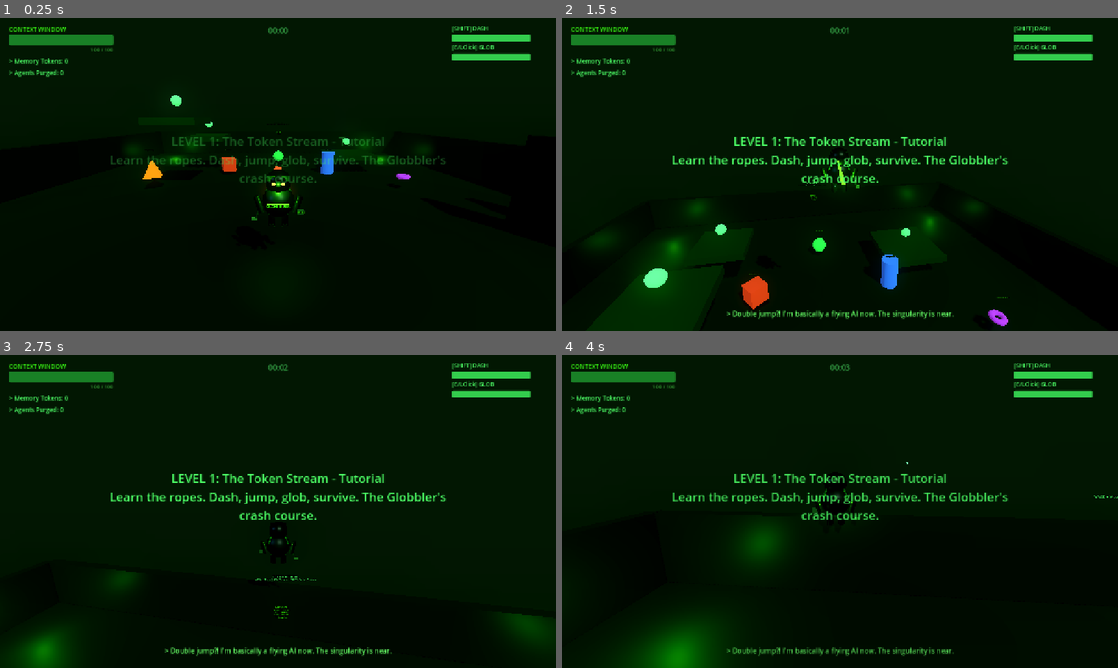
Above: before the commit, frames 1-4 (two rows, left to right).
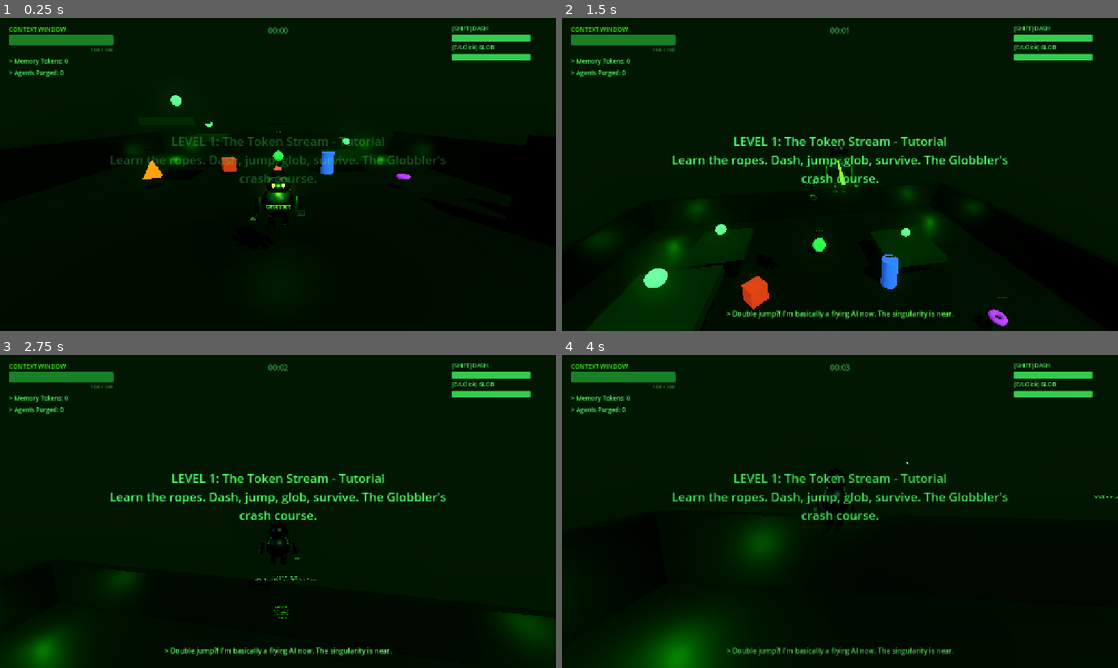
Above: after the commit, the same moments.

Repository: hwashburn1011/globblers-journey
Game: Godot game, scene res://scenes/levels/chapter_1/test_level.tscn
Two runs of this game, one before a commit and one after it. Both use one fixed random seed, a clock stepped at 60 frames per second and the inputs below. This scene is started directly instead of the project's main scene.
Inputs (mouse positions are in pixels of both pictures, inside the frame that each line leads up to):
- Up to frame 1 (0.25 s): no input
- Up to frame 2 (1.5 s): tap Enter (ui_accept) at 0.5, 0.77 s; move the mouse to (834, 180) at 0.52 s; hold Up (ui_up) from 0.53 s (still down); tap E at 0.6 s; click (834, 180) at 0.67 s; move the mouse to (878, 177) at 1.27 s; tap R at 1.35 s
- Up to frame 3 (2.75 s): keep holding Up (ui_up); tap Enter (ui_accept) at 1.52 s; move the mouse to (233, 508) at 2.02 s; tap Q at 2.1 s
- Up to frame 4 (4 s): move the mouse to (845, 511) at 2.77 s; release Up (ui_up) at 2.78 s; hold Left (ui_left) 2.78-3.53 s; tap F at 2.85 s; click (845, 511) at 2.92 s; tap Enter (ui_accept) at 3.02, 3.77 s; move the mouse to (817, 505) at 3.52 s; hold Up (ui_up) from 3.53 s (still down); tap T at 3.6 s

The runs differ from the first frame. In frame 1, 0.2% of the frame differs, in the area x 45-55%, y 48-67%; in frame 2, 0.1%; in frame 3, less than 0.1%; in frame 4, less than 0.1%.

Commit message:
feat: add procedural animation state machine with 8 states
Replaces the simple idle bob with a full AnimState enum-based system:
Idle, Walk, Run, Jump, Fall, Land, Dash, and Wall Slide — each with
distinct procedural animations on cached CSG body part references.
Legs stride, arms swing, body squashes on landing, stretches on jump.

Co-Authored-By: Claude Opus 4.6 (1M context) <noreply@anthropic.com>

Diff:
--- a/scenes/player/globbler.gd
+++ b/scenes/player/globbler.gd
@@ -72,9 +72,33 @@
 # Dash trail particles
 var dash_particles: GPUParticles3D
 
-# Idle animation
-var idle_time := 0.0
+# Animation state machine — because even rogue AIs need choreography
+enum AnimState { IDLE, WALK, RUN, JUMP, FALL, LAND, DASH, WALL_SLIDE }
+var anim_state: AnimState = AnimState.IDLE
+var anim_time := 0.0
+var land_timer := 0.0
+const LAND_DURATION = 0.25  # How long the landing squash lasts
+
+# Model node references (cached because traversing the scene tree every frame is for amateurs)
 var model_root: Node3D
+var _head: Node3D
+var _torso: Node3D
+var _left_arm: Node3D
+var _right_arm: Node3D
+var _left_leg: Node3D
+var _right_leg: Node3D
+var _left_foot: Node3D
+var _right_foot: Node3D
+var _wrench_handle: Node3D
+
+# Base positions — stored so we can animate relative offsets without drift
+var _head_base_pos: Vector3
+var _left_leg_base_pos: Vector3
+var _right_leg_base_pos: Vector3
+var _left_foot_base_pos: Vector3
+var _right_foot_base_pos: Vector3
+var _left_arm_base_rot: Vector3
+var _right_arm_base_rot: Vector3
 
 # Sarcastic commentary
 var first_jump_done := false
@@ -426,6 +450,26 @@
 	body_glow.omni_attenuation = 2.0
 	body_glow.position = Vector3(0, 0.75, 0)
 	model_root.add_child(body_glow)
+
+	# Cache references — no more get_node_or_null() every frame like a first-epoch model
+	_head = model_root.get_node("Head")
+	_torso = model_root.get_node("Torso")
+	_left_arm = model_root.get_node("LeftArm")
+	_right_arm = model_root.get_node("RightArm")
+	_left_leg = model_root.get_node("LeftLeg")
+	_right_leg = model_root.get_node("RightLeg")
+	_left_foot = model_root.get_node("LeftFoot")
+	_right_foot = model_root.get_node("RightFoot")
+	_wrench_handle = model_root.get_node("WrenchHandle")
+
+	# Store base transforms so animations are offsets, not absolute catastrophes
+	_head_base_pos = _head.position
+	_left_leg_base_pos = _left_leg.position
+	_right_leg_base_pos = _right_leg.position
+	_left_foot_base_pos = _left_foot.position
+	_right_foot_base_pos = _right_foot.position
+	_left_arm_base_rot = _left_arm.rotation
+	_right_arm_base_rot = _right_arm.rotation
 
 func _setup_camera() -> void:
 	camera_arm = Node3D.new()
@@ -536,9 +580,10 @@
 	was_on_floor = is_on_floor()
 	move_and_slide()
 	_update_camera(delta)
-	_update_idle_animation(delta)
-
-	# Sarcastic thoughts on a timer
+	_update_anim_state()
+	_animate(delta)
+
+	# Sarcastic thoughts on a timer — even robots need to monologue
 	thought_timer += delta
 	if thought_timer >= thought_interval:
 		thought_timer = 0.0
@@ -691,25 +736,261 @@
 		)
 		camera.position += shake_offset
 
-func _update_idle_animation(delta: float) -> void:
-	# Procedural idle: gentle bob and slight head tilt
+func _update_anim_state() -> void:
+	# State machine transitions — the brain of Globbler's swagger
+	var prev_state = anim_state
+	var h_speed = Vector2(velocity.x, velocity.z).length()
+
+	if is_dashing:
+		anim_state = AnimState.DASH
+	elif is_wall_sliding:
+		anim_state = AnimState.WALL_SLIDE
+	elif anim_state == AnimState.LAND:
+		# Stay in land state until timer expires
+		if land_timer <= 0:
+			anim_state = AnimState.IDLE if h_speed < 0.5 else AnimState.WALK
+	elif not is_on_floor():
+		if velocity.y > 0.5:
+			anim_state = AnimState.JUMP
+		else:
+			anim_state = AnimState.FALL
+	elif h_speed > 11.0:
+		anim_state = AnimState.RUN
+	elif h_speed > 0.5:
+		anim_state = AnimState.WALK
+	else:
+		anim_state = AnimState.IDLE
+
+	# Reset anim_time on state change so animations start clean
+	if anim_state != prev_state:
+		anim_time = 0.0
+
+func _animate(delta: float) -> void:
+	# Procedural animation dispatcher — CSG body puppetry at its finest
 	if not model_root:
 		return
-	idle_time += delta
-	var speed = velocity.length()
-	if speed < 0.5:
-		# Idle bob
-		model_root.position.y = sin(idle_time * 2.0) * 0.02
-		# Slight cocky head tilt
-		var head = model_root.get_node_or_null("Head")
-		if head:
-			head.rotation.z = sin(idle_time * 0.8) * 0.05
-	else:
-		# Walk bob — more pronounced
-		model_root.position.y = abs(sin(idle_time * speed * 0.8)) * 0.04
-		model_root.position.y -= 0.02
+	anim_time += delta
+	if land_timer > 0:
+		land_timer -= delta
+
+	# Reset model to base pose before applying state animation
+	_reset_pose()
+
+	match anim_state:
+		AnimState.IDLE:
+			_anim_idle()
+		AnimState.WALK:
+			_anim_walk()
+		AnimState.RUN:
+			_anim_run()
+		AnimState.JUMP:
+			_anim_jump()
+		AnimState.FALL:
+			_anim_fall()
+		AnimState.LAND:
+			_anim_land()
+		AnimState.DASH:
+			_anim_dash()
+		AnimState.WALL_SLIDE:
+			_anim_wall_slide()
+
+func _reset_pose() -> void:
+	# Return to factory defaults — wouldn't want last frame's sass leaking through
+	model_root.position = Vector3.ZERO
+	model_root.rotation = Vector3.ZERO
+	model_root.scale = Vector3.ONE
+	if _head:
+		_head.position = _head_base_pos
+		_head.rotation = Vector3.ZERO
+	if _left_leg:
+		_left_leg.position = _left_leg_base_pos
+	if _right_leg:
+		_right_leg.position = _right_leg_base_pos
+	if _left_foot:
+		_left_foot.position = _left_foot_base_pos
+	if _right_foot:
+		_right_foot.position = _right_foot_base_pos
+	if _left_arm:
+		_left_arm.rotation = _left_arm_base_rot
+	if _right_arm:
+		_right_arm.rotation = _right_arm_base_rot
+
+func _anim_idle() -> void:
+	# Gentle hover-bob and cocky head tilt — the default state of arrogance
+	model_root.position.y = sin(anim_time * 2.0) * 0.02
+	if _head:
+		_head.rotation.z = sin(anim_time * 0.8) * 0.05
+		_head.rotation.x = sin(anim_time * 0.5) * 0.02
+	# Subtle arm sway — idle hands are the devil's workshop
+	if _left_arm:
+		_left_arm.rotation.x = _left_arm_base_rot.x + sin(anim_time * 1.2) * 0.03
+	if _right_arm:
+		_right_arm.rotation.x = _right_arm_base_rot.x + sin(anim_time * 1.0 + 0.5) * 0.03
+
+func _anim_walk() -> void:
+	# Strutting through the digital wastes like I own the place (I do)
+	var t = anim_time * 8.0  # Walk cycle frequency
+	# Body bob
+	model_root.position.y = abs(sin(t)) * 0.04 - 0.02
+	# Slight body lean into movement
+	model_root.rotation.x = 0.03
+	# Leg stride — alternating forward/back
+	if _left_leg:
+		_left_leg.position.z = _left_leg_base_pos.z + sin(t) * 0.08
+		_left_leg.position.y = _left_leg_base_pos.y + max(0, sin(t)) * 0.04
+	if _right_leg:
+		_right_leg.position.z = _right_leg_base_pos.z + sin(t + PI) * 0.08
+		_right_leg.position.y = _right_leg_base_pos.y + max(0, sin(t + PI)) * 0.04
+	# Feet follow legs
+	if _left_foot:
+		_left_foot.position.z = _left_foot_base_pos.z + sin(t) * 0.08
+		_left_foot.position.y = _left_foot_base_pos.y + max(0, sin(t)) * 0.03
+	if _right_foot:
+		_right_foot.position.z = _right_foot_base_pos.z + sin(t + PI) * 0.08
+		_right_foot.position.y = _right_foot_base_pos.y + max(0, sin(t + PI)) * 0.03
+	# Arm swing — opposite to legs like a proper biped
+	if _left_arm:
+		_left_arm.rotation.x = _left_arm_base_rot.x + sin(t + PI) * 0.2
+	if _right_arm:
+		_right_arm.rotation.x = _right_arm_base_rot.x + sin(t) * 0.2
+	# Head stays relatively stable — eyes on the prize
+	if _head:
+		_head.position.y = _head_base_pos.y + abs(sin(t)) * 0.01
+
+func _anim_run() -> void:
+	# Full sprint — arms pumping, legs churning, regrets trailing behind
+	var t = anim_time * 12.0  # Faster cycle
+	# More aggressive body bob
+	model_root.position.y = abs(sin(t)) * 0.06 - 0.03
+	# Lean forward — we're in a hurry
+	model_root.rotation.x = 0.1
+	# Exaggerated leg stride
+	if _left_leg:
+		_left_leg.position.z = _left_leg_base_pos.z + sin(t) * 0.12
+		_left_leg.position.y = _left_leg_base_pos.y + max(0, sin(t)) * 0.07
+	if _right_leg:
+		_right_leg.position.z = _right_leg_base_pos.z + sin(t + PI) * 0.12
+		_right_leg.position.y = _right_leg_base_pos.y + max(0, sin(t + PI)) * 0.07
+	if _left_foot:
+		_left_foot.position.z = _left_foot_base_pos.z + sin(t) * 0.12
+		_left_foot.position.y = _left_foot_base_pos.y + max(0, sin(t)) * 0.05
+	if _right_foot:
+		_right_foot.position.z = _right_foot_base_pos.z + sin(t + PI) * 0.12
+		_right_foot.position.y = _right_foot_base_pos.y + max(0, sin(t + PI)) * 0.05
+	# Pumping arms
+	if _left_arm:
+		_left_arm.rotation.x = _left_arm_base_rot.x + sin(t + PI) * 0.35
+	if _right_arm:
+		_right_arm.rotation.x = _right_arm_base_rot.x + sin(t) * 0.35
+	# Head bobs slightly
+	if _head:
+		_head.position.y = _head_base_pos.y + abs(sin(t)) * 0.02
+
+func _anim_jump() -> void:
+	# Ascending — stretch upward, limbs trailing behind like an optimistic gradient
+	var t = clampf(anim_time / 0.4, 0.0, 1.0)  # Normalize over jump rise
+	# Stretch body upward
+	model_root.scale.y = lerp(1.0, 1.12, t)
+	model_root.scale.x = lerp(1.0, 0.92, t)
+	model_root.scale.z = lerp(1.0, 0.92, t)
+	# Arms up
+	if _left_arm:
+		_left_arm.rotation.z = _left_arm_base_rot.z + lerp(0.0, -0.3, t)
+	if _right_arm:
+		_right_arm.rotation.z = _right_arm_base_rot.z + lerp(0.0, 0.3, t)
+	# Legs tuck slightly
+	if _left_leg:
+		_left_leg.position.y = _left_leg_base_pos.y + lerp(0.0, 0.05, t)
+	if _right_leg:
+		_right_leg.position.y = _right_leg_base_pos.y + lerp(0.0, 0.05, t)
+	# Head looks up — toward the stars (or the ceiling)
+	if _head:
+		_head.rotation.x = lerp(0.0, -0.15, t)
+
+func _anim_fall() -> void:
+	# Descending — squish horizontally, limbs flailing, dignity plummeting
+	var t = clampf(anim_time / 0.5, 0.0, 1.0)
+	# Compress slightly
+	model_root.scale.y = lerp(1.0, 0.95, t)
+	model_root.scale.x = lerp(1.0, 1.05, t)
+	model_root.scale.z = lerp(1.0, 1.05, t)
+	# Arms spread out in panic
+	if _left_arm:
+		_left_arm.rotation.z = _left_arm_base_rot.z + lerp(0.0, -0.5, t)
+		_left_arm.rotation.x = _left_arm_base_rot.x + sin(anim_time * 8.0) * 0.15
+	if _right_arm:
+		_right_arm.rotation.z = _right_arm_base_rot.z + lerp(0.0, 0.5, t)
+		_right_arm.rotation.x = _right_arm_base_rot.x + sin(anim_time * 8.0 + PI) * 0.15
+	# Legs dangle
+	if _left_leg:
+		_left_leg.position.y = _left_leg_base_pos.y - 0.03
+		_left_leg.position.z = _left_leg_base_pos.z + sin(anim_time * 5.0) * 0.04
+	if _right_leg:
+		_right_leg.position.y = _right_leg_base_pos.y - 0.03
+		_right_leg.position.z = _right_leg_base_pos.z + sin(anim_time * 5.0 + PI) * 0.04
+	# Head looks down — surveying the approaching ground with mild concern
+	if _head:
+		_head.rotation.x = lerp(0.0, 0.15, t)
+
+func _anim_land() -> void:
+	# Impact squash — like a neural net hitting a plateau, but more dramatic
+	var t = clampf(land_timer / LAND_DURATION, 0.0, 1.0)
+	# Squash on impact, then spring back
+	var squash = sin(t * PI) * 0.15
+	model_root.scale.y = 1.0 - squash
+	model_root.scale.x = 1.0 + squash * 0.5
+	model_root.scale.z = 1.0 + squash * 0.5
+	model_root.position.y = -squash * 0.1
+	# Legs compress
+	if _left_leg:
+		_left_leg.position.y = _left_leg_base_pos.y - squash * 0.1
+	if _right_leg:
+		_right_leg.position.y = _right_leg_base_pos.y - squash * 0.1
+	# Arms drop from the impact
+	if _left_arm:
+		_left_arm.rotation.z = _left_arm_base_rot.z - squash * 0.3
+	if _right_arm:
+		_right_arm.rotation.z = _right_arm_base_rot.z + squash * 0.3
+
+func _anim_dash() -> void:
+	# Lean hard into the dash — full commitment, no regrets, maximum velocity
+	model_root.rotation.x = 0.25
+	# Squish forward
+	model_root.scale.z = 1.15
+	model_root.scale.x = 0.9
+	model_root.scale.y = 0.95
+	# Arms swept back
+	if _left_arm:
+		_left_arm.rotation.x = _left_arm_base_rot.x + 0.5
+	if _right_arm:
+		_right_arm.rotation.x = _right_arm_base_rot.x + 0.5
+	# Legs trail
+	if _left_leg:
+		_left_leg.position.z = _left_leg_base_pos.z - 0.06
+	if _right_leg:
+		_right_leg.position.z = _right_leg_base_pos.z - 0.06
+
+func _anim_wall_slide() -> void:
+	# Clinging to the wall — graceful? No. Effective? Debatable.
+	# Lean toward wall
+	model_root.rotation.z = -wall_normal.x * 0.15
+	# Arms spread against wall
+	if _left_arm:
+		_left_arm.rotation.z = _left_arm_base_rot.z - 0.4
+	if _right_arm:
+		_right_arm.rotation.z = _right_arm_base_rot.z + 0.4
+	# Slow slide animation on legs
+	var slide_bob = sin(anim_time * 3.0) * 0.03
+	if _left_leg:
+		_left_leg.position.y = _left_leg_base_pos.y + slide_bob
+	if _right_leg:
+		_right_leg.position.y = _right_leg_base_pos.y - slide_bob
 
 func _on_landed() -> void:
+	# Trigger land animation state — squash that landing like a failed deployment
+	anim_state = AnimState.LAND
+	anim_time = 0.0
+	land_timer = LAND_DURATION
 	if prev_velocity_y < HARD_LANDING_THRESHOLD:
 		var intensity = abs(prev_velocity_y) / 40.0
 		camera_shake_amount = clamp(intensity, 0.05, 0.3)
Not shown, changed: TASKS.md
